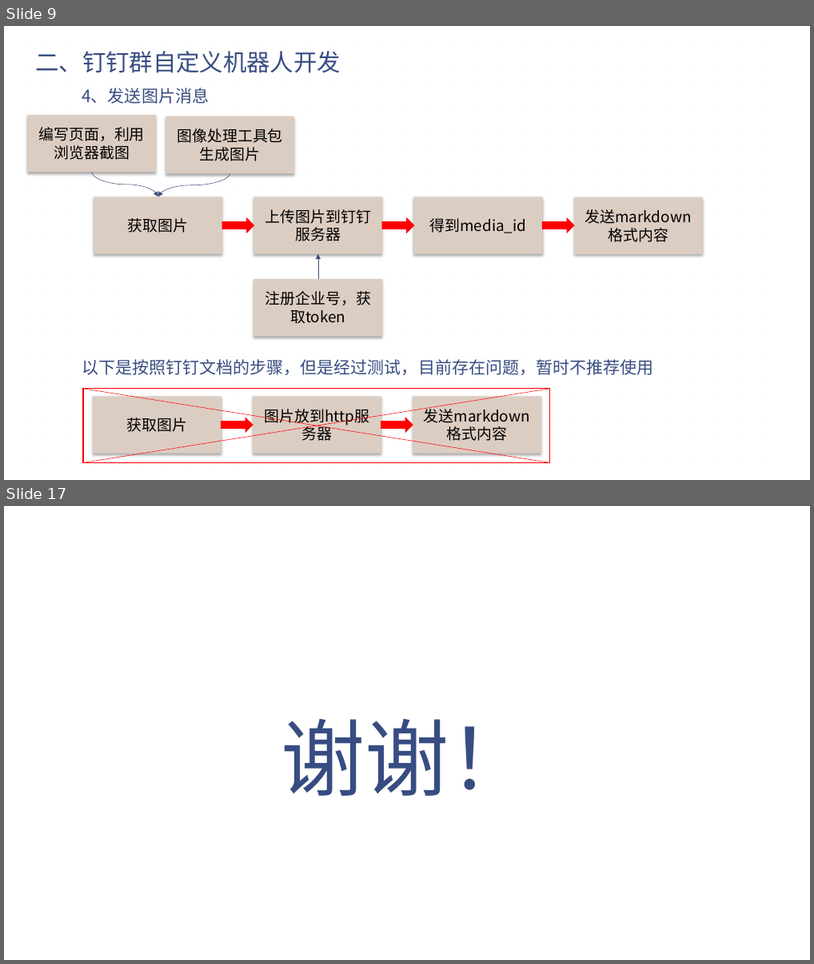
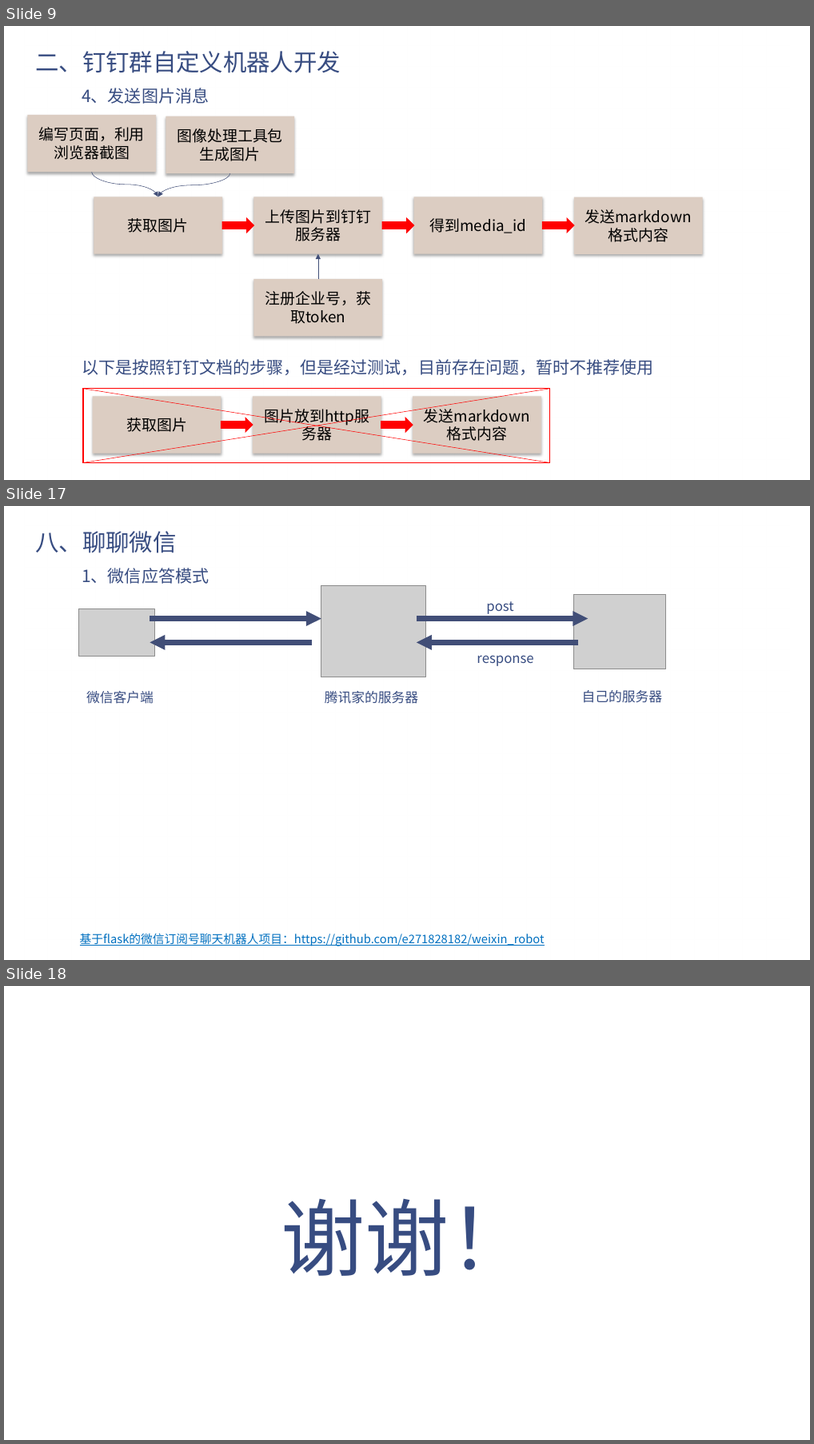
Before and after one commit to e271828182/dd_talk, a slide deck: 钉钉机器人.pptx. Shown one above the other, each under a label of ours: slides 9 and 17 before the commit, slides 9, 17 and 18 after it; the slides between them are not shown. The pictures are 814x964 and 814x1444 pixels, drawn with LibreOffice and Linux fonts; fonts in the diff are those of the drawing; grey boxes stand for pictures; background and template pictures are left out. Boxes give left, top, right and bottom in pixels: in the first picture for what was removed or moved away, otherwise in the second. Text is boxed around its words. In the diff, an @@ line names an element or a change of style, - is before the commit and + after.

```diff
--- a/钉钉机器人.pptx
+++ b/钉钉机器人.pptx
@@ slide 17 added at (x1=4, y1=506, x2=810, y2=960), background picture (left out); not listed: 1 template element that a slide beside it also shows @@
@@ title added at (x1=35, y1=531, x2=176, y2=553), 28 pt, text #374C81 @@
+八、聊聊微信
@@ text added at (x1=82, y1=568, x2=209, y2=584), 20 pt, text #374C81 @@
+1、微信应答模式
@@ picture added at (x1=322, y1=585, x2=426, y2=676) @@
@@ text added at (x1=486, y1=601, x2=514, y2=614), 16 pt, text #374C81 @@
+post
@@ picture added at (x1=574, y1=595, x2=666, y2=669) @@
@@ picture added at (x1=78, y1=609, x2=154, y2=656) @@
@@ arrow added from (150, 619) to (322, 619), #414E77 6 pt @@
@@ arrow added from (417, 619) to (588, 619), #414E77 6 pt @@
@@ arrow added from (312, 642) to (150, 642), #414E77 6 pt @@
@@ arrow added from (578, 642) to (417, 642), #414E77 6 pt @@
@@ text added at (x1=477, y1=655, x2=534, y2=666), 16 pt, text #374C81 @@
+response
@@ text added at (x1=86, y1=691, x2=154, y2=704), 16 pt, text #374C81 @@
+微信客户端
@@ text added at (x1=325, y1=691, x2=418, y2=704), 16 pt, text #374C81 @@
+腾讯家的服务器
@@ text added at (x1=582, y1=690, x2=663, y2=703), 16 pt, text #374C81 @@
+自己的服务器
@@ text added at (x1=80, y1=932, x2=545, y2=946), 14 pt, text #0070C0, underline @@
+基于flask的微信订阅号聊天机器人项目：https://github.com/e271828182/weixin_robot
@@ what was slide 17 is now slide 18 @@
```
Also in this commit, not shown: 9 slides changed, 1 other slide added, 1 slide removed, 1 other file.
